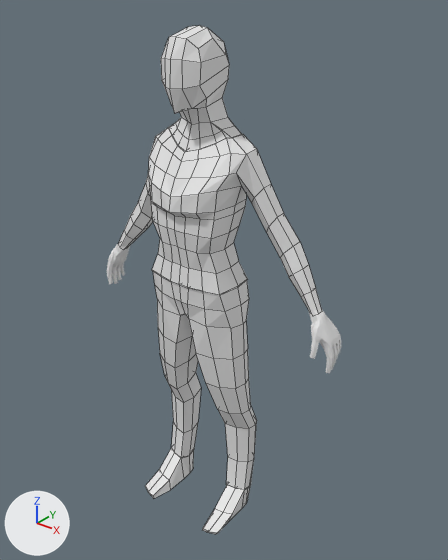
A saved change to the Blender file Blender Harmjan/main character/save's/maincharacter.blend.
The view is the same before and after, from a 50 mm camera at (1.196, -1.365, 1.783) aimed at (0.043, 0.076, 0.889). The axes (+X, +Y, +Z) are drawn at lower left. The lights are the same throughout. Mesh edges are drawn as thin lines on the coarser meshes.

Before the edit, the objects in view are built like this:
```python
me_cube_001 = bpy.data.meshes.new('Cube.001')
me_cube_001.from_pydata(...)  # 135 vertices, 124 faces; spans x 0.0..0.425, y -0.126..0.133, z 0.891..1.381
me_cube_003 = bpy.data.meshes.new('Cube.003')
me_cube_003.from_pydata(...)  # 196 vertices, 194 faces; spans x 0.378..0.487, y -0.013..0.095, z 0.729..0.932
me_cube_005 = bpy.data.meshes.new('Cube.005')
me_cube_005.from_pydata(...)  # 51 vertices, 40 faces; spans x 0.0..0.118, y -0.104..0.105, z 1.335..1.668
ob_cube = bpy.data.objects.new('Cube', me_cube_001)
ob_cube.location = (0.0, 0.0, 0.0)
_m = ob_cube.modifiers.new('Mirror', 'MIRROR')
_m.use_clip = True
ob_cube_002 = bpy.data.objects.new('Cube.002', me_cube_003)
ob_cube_002.location = (0.0, 0.0, 0.0)
_m = ob_cube_002.modifiers.new('Mirror', 'MIRROR')
ob_cube_004 = bpy.data.objects.new('Cube.004', me_cube_005)
ob_cube_004.location = (0.0, 0.0, 0.0)
_m = ob_cube_004.modifiers.new('Mirror', 'MIRROR')
_m.use_clip = True
# also in view: 'Cube.003' at (0.0, 0.02, 0.506); 'Cube.005' at (0.0, -0.025, 0.047)
```
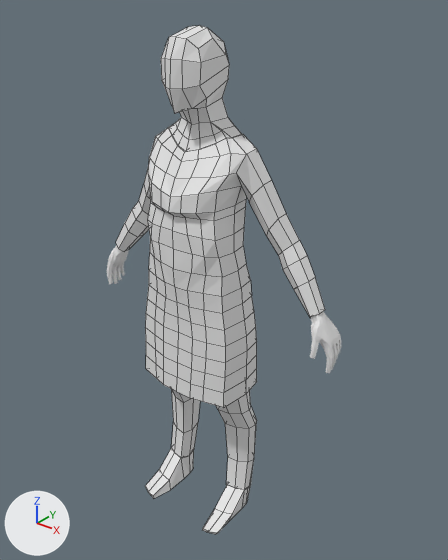
What differs and where, as boxes (x1, y1, x2, y2) in the pictures (448 x 560 px):
'Cube', reshaped (50% taller)
    before: (119, 127, 322, 313)
    after: (116, 127, 325, 407)
part 1 of me_cube_001, built on
    before: (119, 149, 322, 313)
    after: (116, 149, 325, 407)
'Cube.003', unchanged, covered by the edit
    before: (153, 271, 257, 490)
    after: (171, 389, 257, 490)

The change in detail:
me_cube_001 is used by ob_cube; location (0.0, 0.0, 0.0).
me_cube_001 had 135 vertices, 124 faces and spanned x 0.0..0.425, y -0.126..0.133, z 0.891..1.381.
me_cube_001 now has 216 vertices, 196 faces and spans x 0.0..0.433, y -0.128..0.158, z 0.536..1.381.
Part 1, on me_cube_001:
4 faces are deleted.
3 vertices in x 0.087..0.135, y -0.073..0.089, z 1.159..1.16 move by (0.002, 0.0, 0.0).
3 vertices in x 0.036..0.129, y -0.004..0.079, z 1.103..1.108 move by (0.019, -0.001, 0.0).
76 vertices move from x 0.0..0.425, y -0.126..0.126, z 0.891..1.253 to x 0.0..0.433, y -0.128..0.126, z 0.885..1.264.
81 vertices are added at x 0.0..0.19, y -0.124..0.158, z 0.536..0.938.
76 new faces join them.
